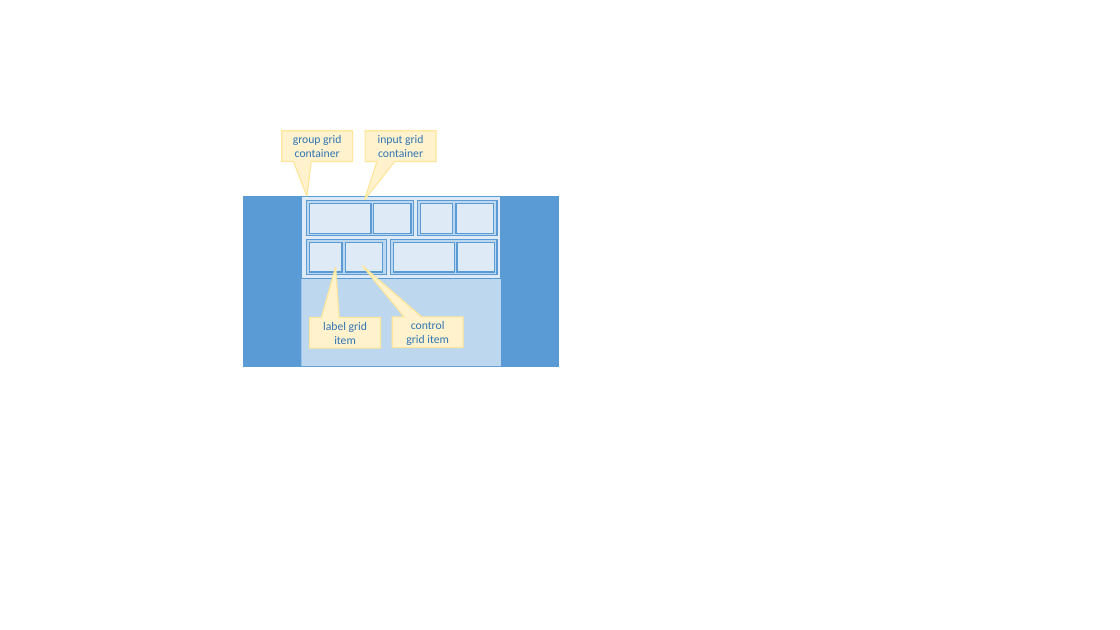
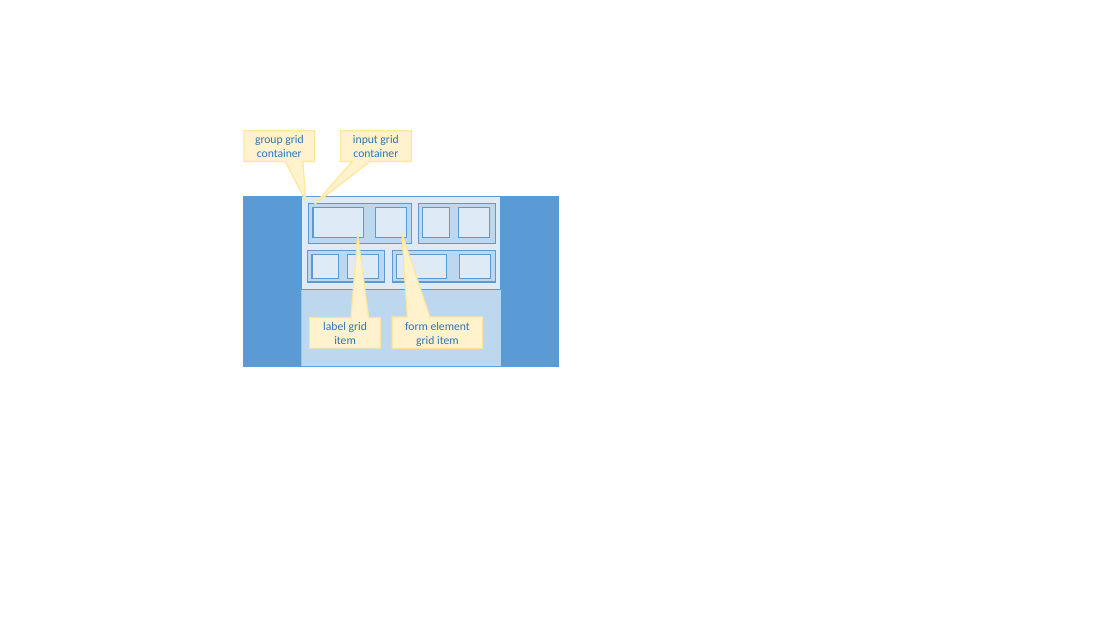
Before and after one commit to zew/go-questionnaire, a slide deck: slide 1 of app-bucket/content/img/pics-2021.pptx. Drawn at 1120x630 pixels with LibreOffice and Linux fonts; fonts in the diff are those of the drawing. Boxes give left, top, right and bottom in pixels: in the first picture for what was removed or moved away, otherwise in the second. Text is boxed around its words. In the diff, an @@ line names an element or a change of style, - is before the commit and + after.

```diff
--- a/app-bucket/content/img/pics-2021.pptx
+++ b/app-bucket/content/img/pics-2021.pptx
@@ speech box "group grid container": place and size @@
-speech box "group grid container" at [281,131,352,162]
+speech box "group grid container" at [244,131,314,162]
@@ speech box "input grid container": place and size @@
-speech box "input grid container" at [365,131,436,162]
+speech box "input grid container" at [340,131,411,162]
@@ rectangle: place and size @@
-rectangle at [302,197,502,279]
+rectangle at [302,197,502,289]
@@ rectangle: place and size @@
-rectangle at [307,201,413,236]
+rectangle at [309,204,413,244]
@@ rectangle: place and size @@
-rectangle at [310,203,371,234]
+rectangle at [313,208,364,238]
@@ rectangle: place and size @@
-rectangle at [374,203,412,234]
+rectangle at [376,208,408,238]
@@ rectangle: place and size @@
-rectangle at [418,201,497,236]
+rectangle at [418,204,495,244]
@@ rectangle: place and size @@
-rectangle at [421,203,454,234]
+rectangle at [423,208,450,238]
@@ rectangle: place and size @@
-rectangle at [456,203,494,234]
+rectangle at [459,208,490,238]
@@ rectangle: place and size @@
-rectangle at [307,239,386,275]
+rectangle at [308,250,384,282]
@@ rectangle: place and size @@
-rectangle at [310,242,343,272]
+rectangle at [312,255,339,279]
@@ rectangle: place and size @@
-rectangle at [345,242,383,272]
+rectangle at [348,255,379,279]
@@ rectangle: place and size @@
-rectangle at [391,239,497,275]
+rectangle at [392,250,496,282]
@@ rectangle: place and size @@
-rectangle at [393,242,455,272]
+rectangle at [397,255,447,279]
@@ rectangle: place and size @@
-rectangle at [457,242,495,272]
+rectangle at [460,255,491,279]
@@ proportions changed in 4 elements at [310,318,381,349], [340,131,411,162], [244,131,314,162], [392,317,483,348] @@
@@ speech box "form element grid item": place and size @@
-speech box "form element grid item" at [392,317,463,348]
+speech box "form element grid item" at [392,317,483,348]
@@ text in speech box at [405,322,470,346]: text changed @@
-control grid item
+form element
+grid item
```
Also in this commit, not shown: 31 other files.
